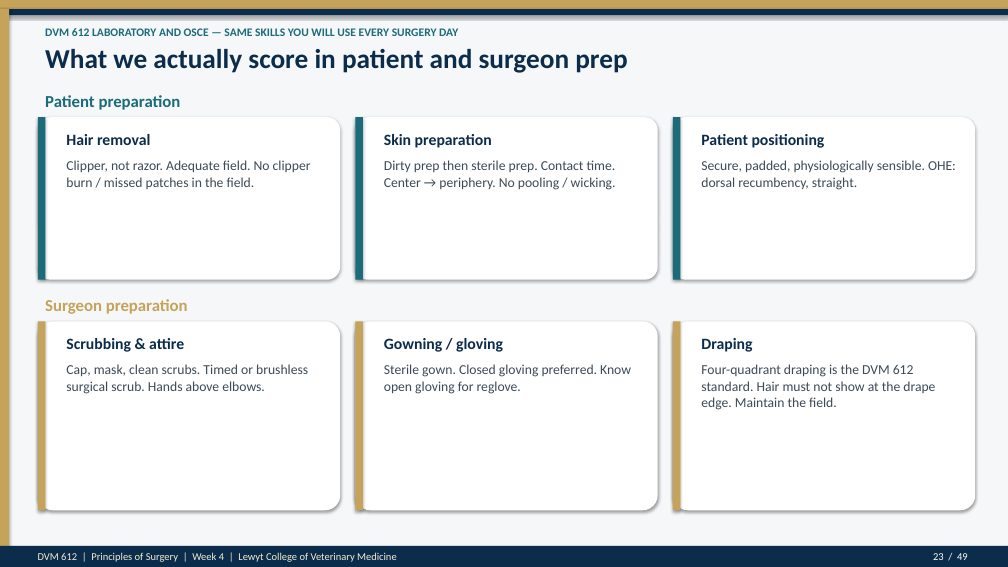
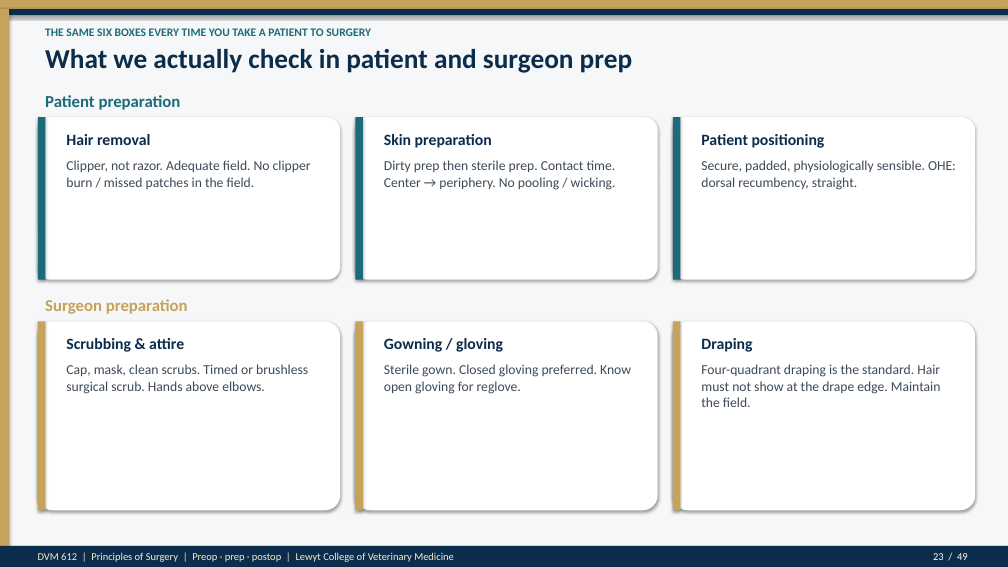
Before and after one commit to drkimvet/happycare, a slide deck: slide 23 of lectures/DVM-612_Week4_Preop_PatientPrep_Postop.pptx. Drawn at 1008x567 pixels with LibreOffice and Linux fonts; fonts in the diff are those of the drawing. Boxes give left, top, right and bottom in pixels: in the first picture for what was removed or moved away, otherwise in the second. Text is boxed around its words. In the diff, an @@ line names an element or a change of style, - is before the commit and + after.

```diff
--- a/lectures/DVM-612_Week4_Preop_PatientPrep_Postop.pptx
+++ b/lectures/DVM-612_Week4_Preop_PatientPrep_Postop.pptx
@@ text at (45, 28, 371, 36): text changed @@
-DVM 612 LABORATORY AND OSCE — SAME SKILLS YOU WILL USE EVERY SURGERY DAY
+THE SAME SIX BOXES EVERY TIME YOU TAKE A PATIENT TO SURGERY
@@ text at (45, 49, 632, 73): text changed @@
-What we actually score in patient and surgeon prep
+What we actually check in patient and surgeon prep
@@ text at (701, 364, 941, 407): text changed @@
-Four-quadrant draping is the DVM 612 standard. Hair must not show at the drape edge. Maintain the field.
+Four-quadrant draping is the standard. Hair must not show at the drape edge. Maintain the field.
@@ text at (38, 552, 454, 562): text changed @@
-DVM 612 | Principles of Surgery | Week 4 | Lewyt College of Veterinary Medicine
+DVM 612 | Principles of Surgery | Preop · prep · postop | Lewyt College of Veterinary Medicine
```
Also in this commit, not shown: 45 other slides changed, 2 other files.
